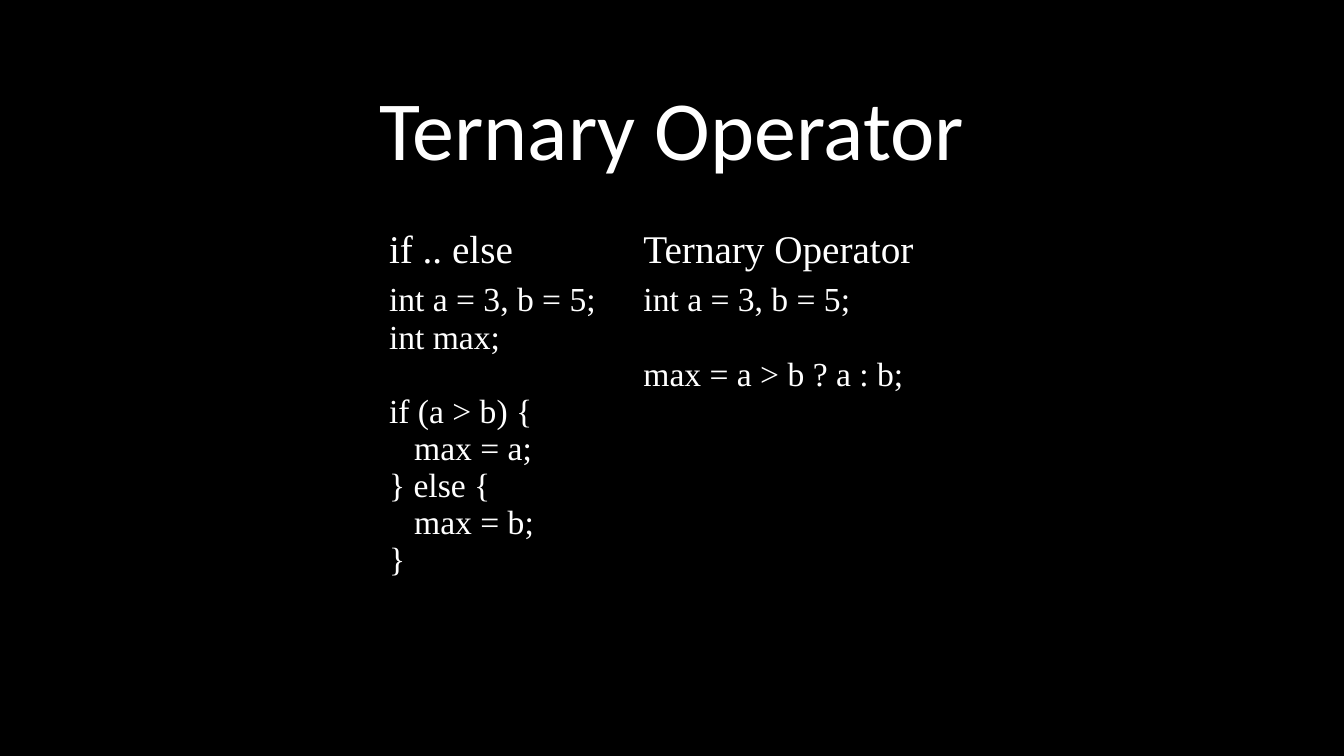
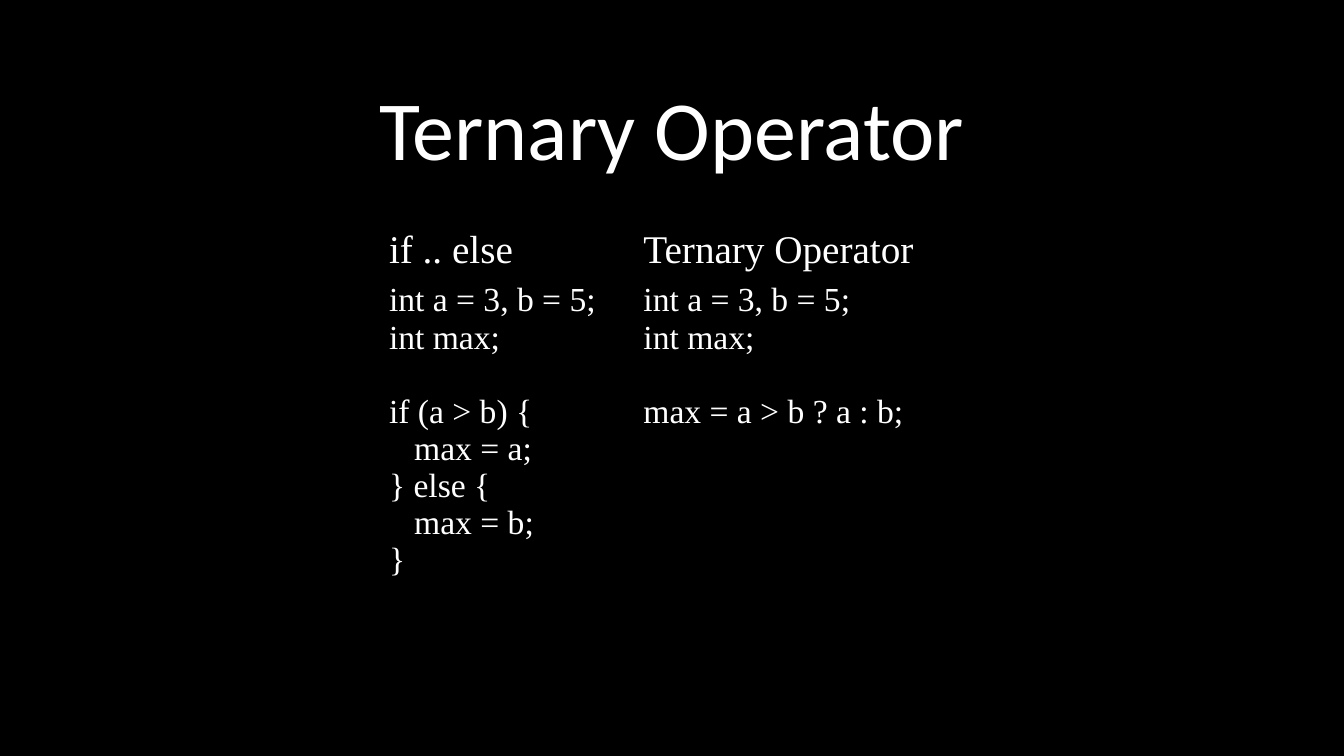
Before and after one commit to kruffka/C-Programming, a slide deck: slide 8 of slides/2_conditions.pptx. Drawn at 1344x756 pixels with LibreOffice and Linux fonts; fonts in the diff are those of the drawing. Boxes give left, top, right and bottom in pixels: in the first picture for what was removed or moved away, otherwise in the second. Text is boxed around its words. In the diff, an @@ line names an element or a change of style, - is before the commit and + after.

Commit message:
Update 2_cond

```diff
--- a/slides/2_conditions.pptx
+++ b/slides/2_conditions.pptx
@@ table at (379,224,983,614) @@
-row 2, column 2: int a = 3, b = 5; / max = a > b ? a : b;
+row 2, column 2: int a = 3, b = 5; / int max; / max = a > b ? a : b;
```
